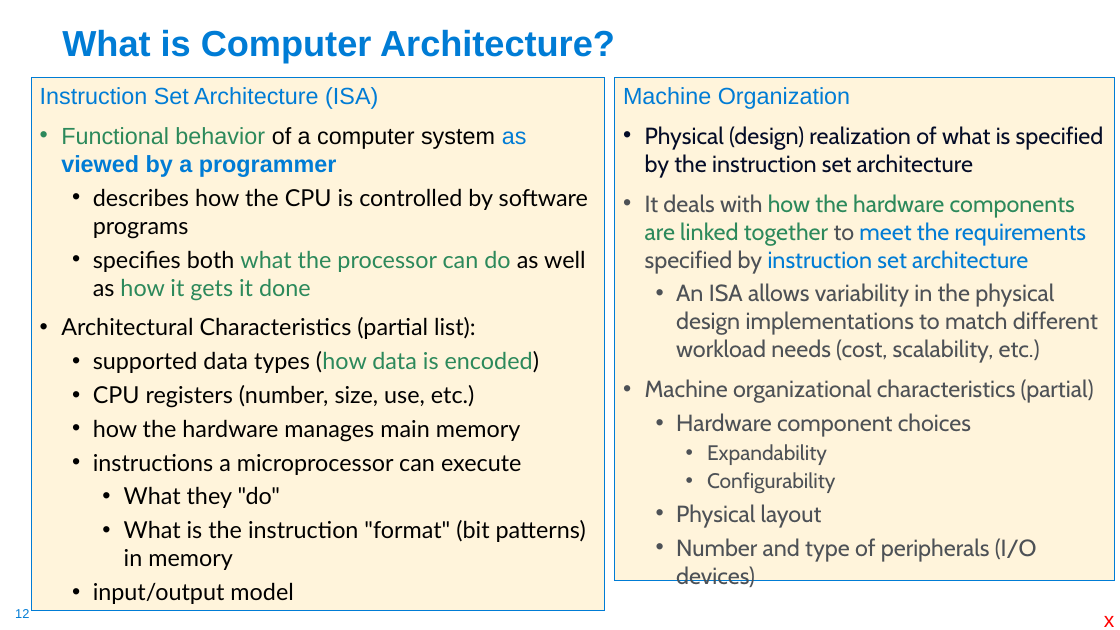
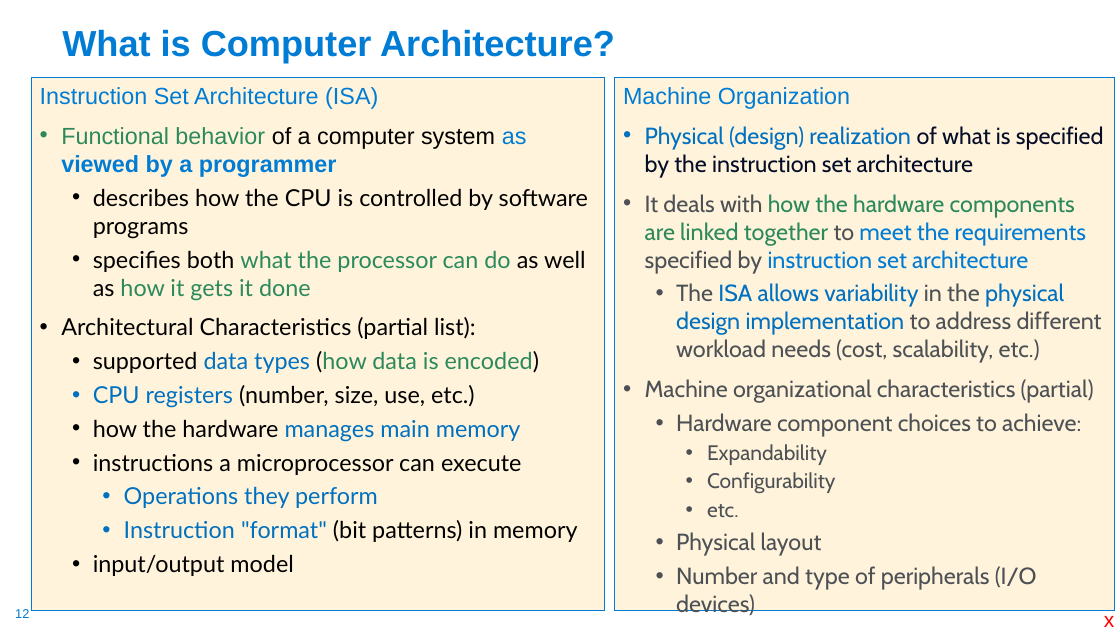
Before and after one commit to cse30-sp24/Muller-Slides, a slide deck: slide 12 of 01-C-Part1.pptx. Drawn at 1120x630 pixels with LibreOffice and Linux fonts; fonts in the diff are those of the drawing. Boxes give left, top, right and bottom in pixels: in the first picture for what was removed or moved away, otherwise in the second. Text is boxed around its words. In the diff, an @@ line names an element or a change of style, - is before the commit and + after.

```diff
--- a/01-C-Part1.pptx
+++ b/01-C-Part1.pptx
@@ text "Machine Organization": place and size @@
-text "Machine Organization" at [615, 77, 1115, 581]
+text "Machine Organization" at [615, 77, 1115, 611]
@@ text at [645, 126, 1104, 178]: text colour #040C28 to #0070C0 in "Physical (design) realization" @@
@@ text at [676, 283, 1102, 363]: text changed @@
-  • An ISA allows variability in the physical design implementations to match different workload needs (cost, scalability, etc.)
+  • The ISA allows variability in the physical design implementation to address different workload needs (cost, scalability, etc.)
@@ text at [93, 351, 539, 442]: text colour #000000 to #0070C0 in "data types", "CPU registers", "manages main memory" @@
@@ text at [676, 413, 1081, 437]: text changed @@
-  • Hardware component choices
+  • Hardware component choices to achieve:
@@ text at [124, 486, 577, 542]: text changed; text colour #000000 to #0070C0 @@
-    • What they "do"
-    • What is the instruction "format" (bit patterns) in memory
+    • Operations they perform
+    • Instruction "format" (bit patterns) in memory
@@ text at [707, 504, 739, 517]: paragraph added @@
+    • etc.
```
Also in this commit, not shown: 18 other slides changed, 1 other file.
